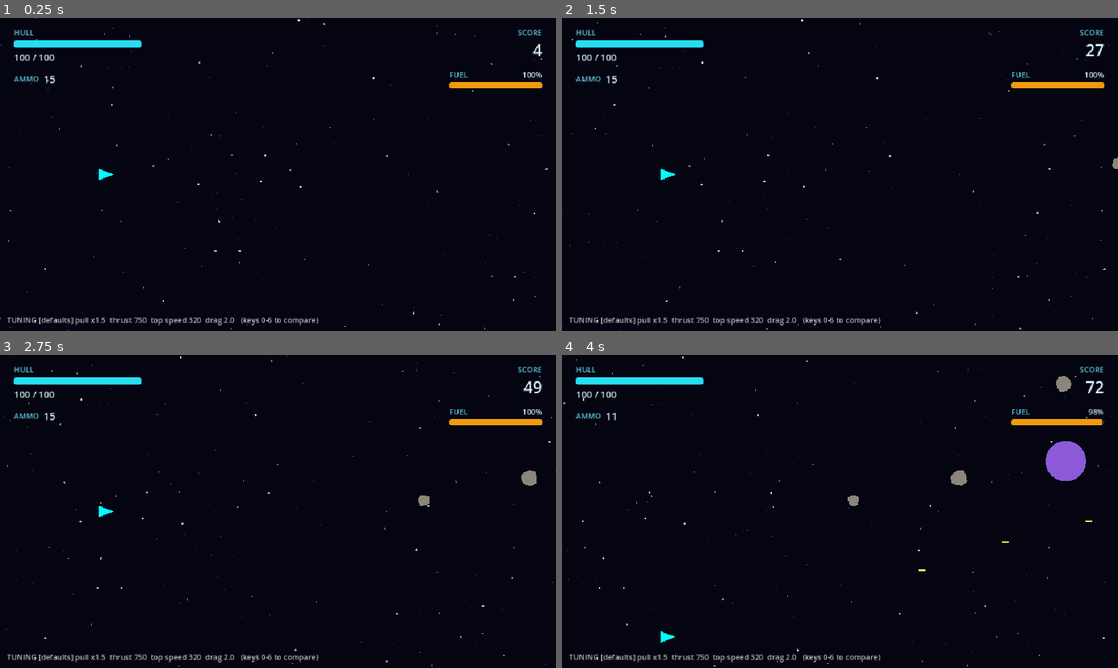
Above: before the commit, frames 1-4 (two rows, left to right).
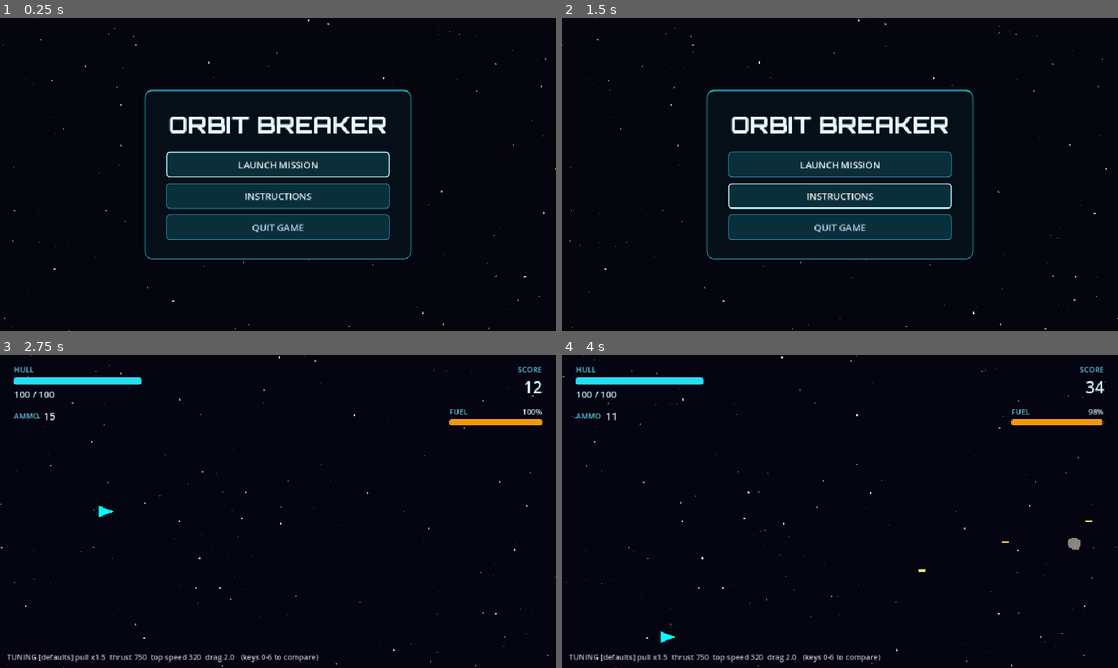
Above: after the commit, the same moments.

Repository: EzaanSaeed/OrbitBreaker
Game: Godot game, scene res://scenes/MainMenu.tscn
Two runs of this game, one before a commit and one after it. Both use one fixed random seed, a clock stepped at 60 frames per second and the inputs below. Before the commit the project starts from res://scenes/main.tscn.
Inputs (mouse positions are in pixels of both pictures, inside the frame that each line leads up to):
- Up to frame 1 (0.25 s): no input
- Up to frame 2 (1.5 s): click (840, 196) at 0.5 s, where only the run after the commit has a clickable "INSTRUCTIONS"; click (840, 252) at 1.25 s, where only the run after the commit has a clickable "RETURN TO MENU"
- Up to frame 3 (2.75 s): click (278, 502) at 2 s, where only the run after the commit has a clickable "LAUNCH MISSION"
- Up to frame 4 (4 s): tap Enter at 2.75 s; move the mouse to (962, 495) at 2.77 s; hold S (thrust_down) 2.78-3.5 s; hold Space (shoot) 2.78-3.5 s; click (962, 495) at 2.92 s; drag from (728, 527) to (906, 498) at 3.52 s

The runs differ from the first frame. In frame 1, 14% of the frame differs, in the area x 0-100%, y 0-100%; in frame 2, 14%; in frame 3, 0.4%; in frame 4, 1.4%.

Commit message:
feat: integrate Developer C's main menu as the startup scene
Fixes the RETURN TO MENU button pushed to main in e1bca43, which pointed
at scenes/MainMenu.tscn before that scene existed on main.

- scenes/MainMenu.tscn, scripts/main_menu.gd: from Developer C's
  feature/ui-hud-redesign (65c9429): Play / Instructions / Quit (hidden
  on web), scrolling starfield
- title font: Orbitron (OFL, already on main) at weight 800 instead of the
  Agency FB file (proprietary, not redistributable); title is 377 px wide
  in the 460 px card
- project.godot: run/main_scene -> MainMenu.tscn
- not brought over: addons/godot_mcp_toolkit/ (local tool) and the Agency
  FB font

Co-Authored-By: Claude Opus 5.5 <noreply@anthropic.com>

Diff:
--- a/project.godot
+++ b/project.godot
@@ -11,7 +11,7 @@
 [application]
 
 config/name="Orbit Breaker"
-run/main_scene="res://scenes/main.tscn"
+run/main_scene="res://scenes/MainMenu.tscn"
 config/features=PackedStringArray("4.7", "GL Compatibility")
 config/icon="res://icon.svg"
 
--- /dev/null
+++ b/scenes/MainMenu.tscn
@@ -0,0 +1,322 @@
+[gd_scene format=3 uid="uid://5o00rhpmght5"]
+
+[ext_resource type="Script" path="res://scripts/main_menu.gd" id="1_menu"]
+[ext_resource type="Script" path="res://scripts/starfield.gd" id="2_stars"]
+[ext_resource type="FontFile" path="res://assets/fonts/Orbitron-Variable.ttf" id="3_titlefont"]
+
+[sub_resource type="FontVariation" id="FontVariation_title"]
+base_font = ExtResource("3_titlefont")
+variation_opentype = {
+2003265652: 800
+}
+
+[sub_resource type="StyleBoxFlat" id="Card"]
+bg_color = Color(0.025, 0.055, 0.09, 0.99)
+border_width_left = 1
+border_width_top = 2
+border_width_right = 1
+border_width_bottom = 1
+border_color = Color(0.15, 0.75, 0.85, 1)
+corner_radius_top_left = 12
+corner_radius_top_right = 12
+corner_radius_bottom_right = 12
+corner_radius_bottom_left = 12
+
+[sub_resource type="StyleBoxFlat" id="ButtonNormal"]
+bg_color = Color(0.045, 0.18, 0.23, 1)
+border_width_left = 1
+border_width_top = 1
+border_width_right = 1
+border_width_bottom = 1
+border_color = Color(0.15, 0.75, 0.85, 1)
+corner_radius_top_left = 6
+corner_radius_top_right = 6
+corner_radius_bottom_right = 6
+corner_radius_bottom_left = 6
+
+[sub_resource type="StyleBoxFlat" id="ButtonHover"]
+bg_color = Color(0.08, 0.31, 0.37, 1)
+border_width_left = 2
+border_width_top = 2
+border_width_right = 2
+border_width_bottom = 2
+border_color = Color(0.4, 0.95, 1, 1)
+corner_radius_top_left = 6
+corner_radius_top_right = 6
+corner_radius_bottom_right = 6
+corner_radius_bottom_left = 6
+
+[sub_resource type="StyleBoxFlat" id="ButtonFocus"]
+bg_color = Color(0, 0, 0, 0)
+border_width_left = 2
+border_width_top = 2
+border_width_right = 2
+border_width_bottom = 2
+border_color = Color(0.75, 1, 1, 1)
+corner_radius_top_left = 6
+corner_radius_top_right = 6
+corner_radius_bottom_right = 6
+corner_radius_bottom_left = 6
+
+[node name="MainMenu" type="Control" unique_id=696273236]
+layout_mode = 3
+anchors_preset = 15
+anchor_right = 1.0
+anchor_bottom = 1.0
+grow_horizontal = 2
+grow_vertical = 2
+script = ExtResource("1_menu")
+
+[node name="Background" type="Control" parent="."]
+layout_mode = 1
+anchors_preset = 15
+anchor_right = 1.0
+anchor_bottom = 1.0
+grow_horizontal = 2
+grow_vertical = 2
+mouse_filter = 2
+
+[node name="SpaceBackdrop" type="ColorRect" parent="Background"]
+layout_mode = 1
+anchors_preset = 15
+anchor_right = 1.0
+anchor_bottom = 1.0
+grow_horizontal = 2
+grow_vertical = 2
+mouse_filter = 2
+color = Color(0.015, 0.02, 0.05, 1)
+
+[node name="Starfield" type="Node2D" parent="Background"]
+script = ExtResource("2_stars")
+
+[node name="UI" type="Control" parent="."]
+layout_mode = 1
+anchors_preset = 15
+anchor_right = 1.0
+anchor_bottom = 1.0
+grow_horizontal = 2
+grow_vertical = 2
+mouse_filter = 2
+
+[node name="Center" type="CenterContainer" parent="UI"]
+layout_mode = 1
+anchors_preset = 15
+anchor_right = 1.0
+anchor_bottom = 1.0
+grow_horizontal = 2
+grow_vertical = 2
+mouse_filter = 2
+
+[node name="Card" type="PanelContainer" parent="UI/Center"]
+custom_minimum_size = Vector2(460, 0)
+layout_mode = 2
+theme_override_styles/panel = SubResource("Card")
+
+[node name="Padding" type="MarginContainer" parent="UI/Center/Card"]
+layout_mode = 2
+theme_override_constants/margin_left = 36
+theme_override_constants/margin_top = 32
+theme_override_constants/margin_right = 36
+theme_override_constants/margin_bottom = 32
+
+[node name="Content" type="VBoxContainer" parent="UI/Center/Card/Padding"]
+layout_mode = 2
+theme_override_constants/separation = 22
+
+[node name="TitleBox" type="VBoxContainer" parent="UI/Center/Card/Padding/Content"]
+layout_mode = 2
+theme_override_constants/separation = 4
+
+[node name="Title" type="Label" parent="UI/Center/Card/Padding/Content/TitleBox"]
+layout_mode = 2
+theme_override_fonts/font = SubResource("FontVariation_title")
+theme_override_font_sizes/font_size = 40
+theme_override_colors/font_color = Color(0.9, 0.98, 1, 1)
+text = "ORBIT BREAKER"
+horizontal_alignment = 1
+
+[node name="Buttons" type="VBoxContainer" parent="UI/Center/Card/Padding/Content"]
+layout_mode = 2
+theme_override_constants/separation = 10
+
+[node name="PlayButton" type="Button" parent="UI/Center/Card/Padding/Content/Buttons"]
+custom_minimum_size = Vector2(0, 44)
+layout_mode = 2
+mouse_default_cursor_shape = 2
+theme_override_colors/font_color = Color(0.95, 1, 1, 1)
+theme_override_font_sizes/font_size = 16
+theme_override_styles/normal = SubResource("ButtonNormal")
+theme_override_styles/pressed = SubResource("ButtonHover")
+theme_override_styles/hover = SubResource("ButtonHover")
+theme_override_styles/focus = SubResource("ButtonFocus")
+text = "LAUNCH MISSION"
+
+[node name="ControlsButton" type="Button" parent="UI/Center/Card/Padding/Content/Buttons"]
+custom_minimum_size = Vector2(0, 44)
+layout_mode = 2
+mouse_default_cursor_shape = 2
+theme_override_colors/font_color = Color(0.85, 0.95, 1, 1)
+theme_override_font_sizes/font_size = 16
+theme_override_styles/normal = SubResource("ButtonNormal")
+theme_override_styles/pressed = SubResource("ButtonHover")
+theme_override_styles/hover = SubResource("ButtonHover")
+theme_override_styles/focus = SubResource("ButtonFocus")
+text = "INSTRUCTIONS"
+
+[node name="QuitButton" type="Button" parent="UI/Center/Card/Padding/Content/Buttons"]
+custom_minimum_size = Vector2(0, 44)
+layout_mode = 2
+mouse_default_cursor_shape = 2
+theme_override_colors/font_color = Color(0.7, 0.85, 0.9, 1)
+theme_override_font_sizes/font_size = 16
+theme_override_styles/normal = SubResource("ButtonNormal")
+theme_override_styles/pressed = SubResource("ButtonHover")
+theme_override_styles/hover = SubResource("ButtonHover")
+theme_override_styles/focus = SubResource("ButtonFocus")
+text = "QUIT GAME"
+
+[node name="ControlsOverlay" type="Control" parent="UI"]
+visible = false
+layout_mode = 1
+anchors_preset = 15
+anchor_right = 1.0
+anchor_bottom = 1.0
+grow_horizontal = 2
+grow_vertical = 2
+
+[node name="Shade" type="ColorRect" parent="UI/ControlsOverlay"]
+layout_mode = 1
+anchors_preset = 15
+anchor_right = 1.0
+anchor_bottom = 1.0
+grow_horizontal = 2
+grow_vertical = 2
+color = Color(0.005, 0.012, 0.03, 0.88)
+
+[node name="Center" type="CenterContainer" parent="UI/ControlsOverlay"]
+layout_mode = 1
+anchors_preset = 15
+anchor_right = 1.0
+anchor_bottom = 1.0
+grow_horizontal = 2
+grow_vertical = 2
+
+[node name="Card" type="PanelContainer" parent="UI/ControlsOverlay/Center"]
+custom_minimum_size = Vector2(520, 0)
+layout_mode = 2
+theme_override_styles/panel = SubResource("Card")
+
+[node name="Padding" type="MarginContainer" parent="UI/ControlsOverlay/Center/Card"]
+layout_mode = 2
+theme_override_constants/margin_left = 32
+theme_override_constants/margin_top = 28
+theme_override_constants/margin_right = 32
+theme_override_constants/margin_bottom = 28
+
+[node name="Content" type="VBoxContainer" parent="UI/ControlsOverlay/Center/Card/Padding"]
+layout_mode = 2
+theme_override_constants/separation = 16
+
+[node name="Header" type="Label" parent="UI/ControlsOverlay/Center/Card/Padding/Content"]
+layout_mode = 2
+theme_override_colors/font_color = Color(0.9, 0.98, 1, 1)
+theme_override_font_sizes/font_size = 24
+text = "INSTRUCTIONS"
+horizontal_alignment = 1
+
+[node name="Instructions" type="GridContainer" parent="UI/ControlsOverlay/Center/Card/Padding/Content"]
+layout_mode = 2
+theme_override_constants/h_separation = 18
+theme_override_constants/v_separation = 10
+columns = 2
+
+[node name="KeyThrustUp" type="Label" parent="UI/ControlsOverlay/Center/Card/Padding/Content/Instructions"]
+layout_mode = 2
+theme_override_colors/font_color = Color(0.38, 0.8, 0.88, 1)
+theme_override_font_sizes/font_size = 14
+text = "W  /  UP ARROW"
+
+[node name="DescThrustUp" type="Label" parent="UI/ControlsOverlay/Center/Card/Padding/Content/Instructions"]
+layout_mode = 2
+theme_override_colors/font_color = Color(0.85, 0.96, 1, 1)
+theme_override_font_sizes/font_size = 14
+text = "Thrust Up (consumes Fuel)"
+
+[node name="KeyThrustDown" type="Label" parent="UI/ControlsOverlay/Center/Card/Padding/Content/Instructions"]
+layout_mode = 2
+theme_override_colors/font_color = Color(0.38, 0.8, 0.88, 1)
+theme_override_font_sizes/font_size = 14
+text = "S  /  DOWN ARROW"
+
+[node name="DescThrustDown" type="Label" parent="UI/ControlsOverlay/Center/Card/Padding/Content/Instructions"]
+layout_mode = 2
+theme_override_colors/font_color = Color(0.85, 0.96, 1, 1)
+theme_override_font_sizes/font_size = 14
+text = "Thrust Down (consumes Fuel)"
+
+[node name="KeyShoot" type="Label" parent="UI/ControlsOverlay/Center/Card/Padding/Content/Instructions"]
+layout_mode = 2
+theme_override_colors/font_color = Color(0.38, 0.8, 0.88, 1)
+theme_override_font_sizes/font_size = 14
+text = "SPACEBAR"
+
+[node name="DescShoot" type="Label" parent="UI/ControlsOverlay/Center/Card/Padding/Content/Instructions"]
+layout_mode = 2
+theme_override_colors/font_color = Color(0.85, 0.96, 1, 1)
+theme_override_font_sizes/font_size = 14
+text = "Fire Blaster (consumes Ammo)"
+
+[node name="KeyPlanets" type="Label" parent="UI/ControlsOverlay/Center/Card/Padding/Content/Instructions"]
+layout_mode = 2
+theme_override_colors/font_color = Color(0.95, 0.35, 0.25, 1)
+theme_override_font_sizes/font_size = 14
+text = "PLANETS"
+
+[node name="DescPlanets" type="Label" parent="UI/ControlsOverlay/Center/Card/Padding/Content/Instructions"]
+layout_mode = 2
+theme_override_colors/font_color = Color(0.85, 0.96, 1, 1)
+theme_override_font_sizes/font_size = 14
+text = "Gravitational hazards (Instant death)"
+
+[node name="KeyAsteroids" type="Label" parent="UI/ControlsOverlay/Center/Card/Padding/Content/Instructions"]
+layout_mode = 2
+theme_override_colors/font_color = Color(0.95, 0.7, 0.25, 1)
+theme_override_font_sizes/font_size = 14
+text = "ASTEROIDS"
+
+[node name="DescAsteroids" type="Label" parent="UI/ControlsOverlay/Center/Card/Padding/Content/Instructions"]
+layout_mode = 2
+theme_override_colors/font_color = Color(0.85, 0.96, 1, 1)
+theme_override_font_sizes/font_size = 14
+text = "Impact deals 25 damage (Shoot to destroy: +10 Score)"
+
+[node name="KeyPickups" type="Label" parent="UI/ControlsOverlay/Center/Card/Padding/Content/Instructions"]
+layout_mode = 2
+theme_override_colors/font_color = Color(0.25, 0.95, 0.45, 1)
+theme_override_font_sizes/font_size = 14
+text = "SUPPLY PODS"
+
+[node name="DescPickups" type="Label" parent="UI/ControlsOverlay/Center/Card/Padding/Content/Instructions"]
+layout_mode = 2
+theme_override_colors/font_color = Color(0.85, 0.96, 1, 1)
+theme_override_font_sizes/font_size = 14
+text = "Green: Hull (+25)  •  Orange: Fuel Pod  •  Blue: Ammo (+15 Bullets)"
+
+[node name="Hint" type="Label" parent="UI/ControlsOverlay/Center/Card/Padding/Content"]
+layout_mode = 2
+theme_override_colors/font_color = Color(0.38, 0.8, 0.88, 1)
+theme_override_font_sizes/font_size = 14
+text = "Fight planetary gravity, manage your thruster fuel, and survive!"
+horizontal_alignment = 1
+
+[node name="CloseButton" type="Button" parent="UI/ControlsOverlay/Center/Card/Padding/Content"]
+custom_minimum_size = Vector2(0, 44)
+layout_mode = 2
+mouse_default_cursor_shape = 2
+theme_override_colors/font_color = Color(0.9, 1, 1, 1)
+theme_override_font_sizes/font_size = 16
+theme_override_styles/normal = SubResource("ButtonNormal")
+theme_override_styles/pressed = SubResource("ButtonHover")
+theme_override_styles/hover = SubResource("ButtonHover")
+theme_override_styles/focus = SubResource("ButtonFocus")
+text = "RETURN TO MENU"
--- /dev/null
+++ b/scripts/main_menu.gd
@@ -0,0 +1,51 @@
+class_name MainMenu
+extends Control
+## Presentation & Navigation: Main Menu for Orbit Breaker.
+## Owner: Developer C. Source: Developer C Handoff, §5.
+##
+## Provides title display, mission launch, how-to-play controls guide,
+## web export handling, and an atmospheric scrolling starfield.
+
+@onready var _play_button: Button = $UI/Center/Card/Padding/Content/Buttons/PlayButton
+@onready var _controls_button: Button = $UI/Center/Card/Padding/Content/Buttons/ControlsButton
+@onready var _quit_button: Button = $UI/Center/Card/Padding/Content/Buttons/QuitButton
+@onready var _controls_overlay: Control = $UI/ControlsOverlay
+@onready var _close_controls_button: Button = $UI/ControlsOverlay/Center/Card/Padding/Content/CloseButton
+@onready var _starfield: Starfield = $Background/Starfield
+
+## Gentle horizontal drift speed for menu background stars
+const MENU_SCROLL_SPEED: float = 35.0
+
+
+func _ready() -> void:
+	_play_button.pressed.connect(_on_play_pressed)
+	_controls_button.pressed.connect(_on_controls_pressed)
+	_close_controls_button.pressed.connect(_on_close_controls_pressed)
+	_controls_overlay.hide()
+
+	# Quitting is not supported in Web/HTML5 exports
+	if OS.has_feature("web"):
+		_quit_button.hide()
+	else:
+		_quit_button.pressed.connect(func(): get_tree().quit())
+
+	_play_button.grab_focus()
+
+
+func _process(delta: float) -> void:
+	if _starfield != null:
+		_starfield.scroll(MENU_SCROLL_SPEED * delta)
+
+
+func _on_play_pressed() -> void:
+	get_tree().change_scene_to_file("res://scenes/main.tscn")
+
+
+func _on_controls_pressed() -> void:
+	_controls_overlay.show()
+	_close_controls_button.grab_focus()
+
+
+func _on_close_controls_pressed() -> void:
+	_controls_overlay.hide()
+	_controls_button.grab_focus()
Not shown, added: scripts/main_menu.gd.uid
Not shown, changed: docs/domain-model.md
